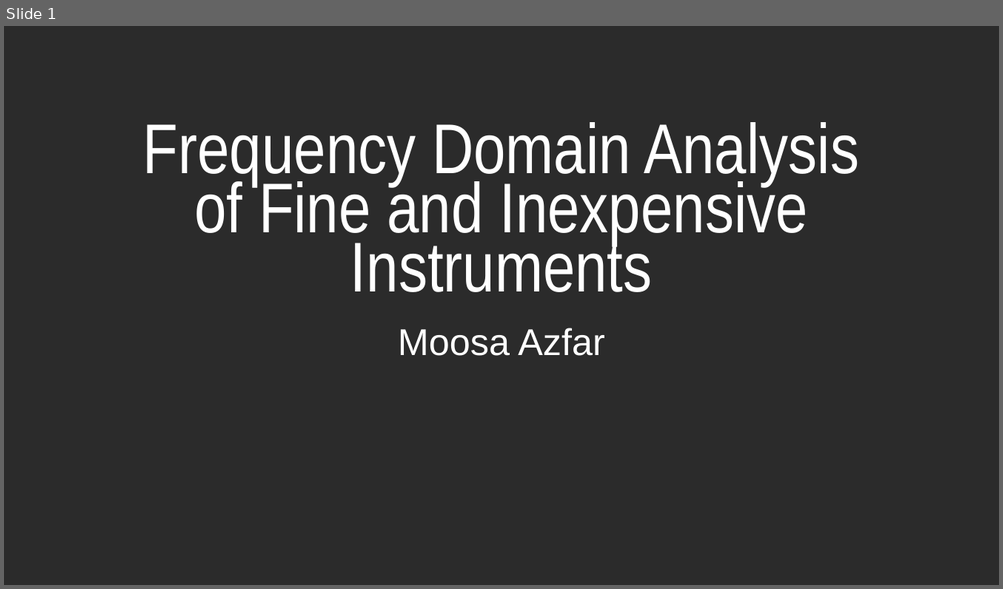
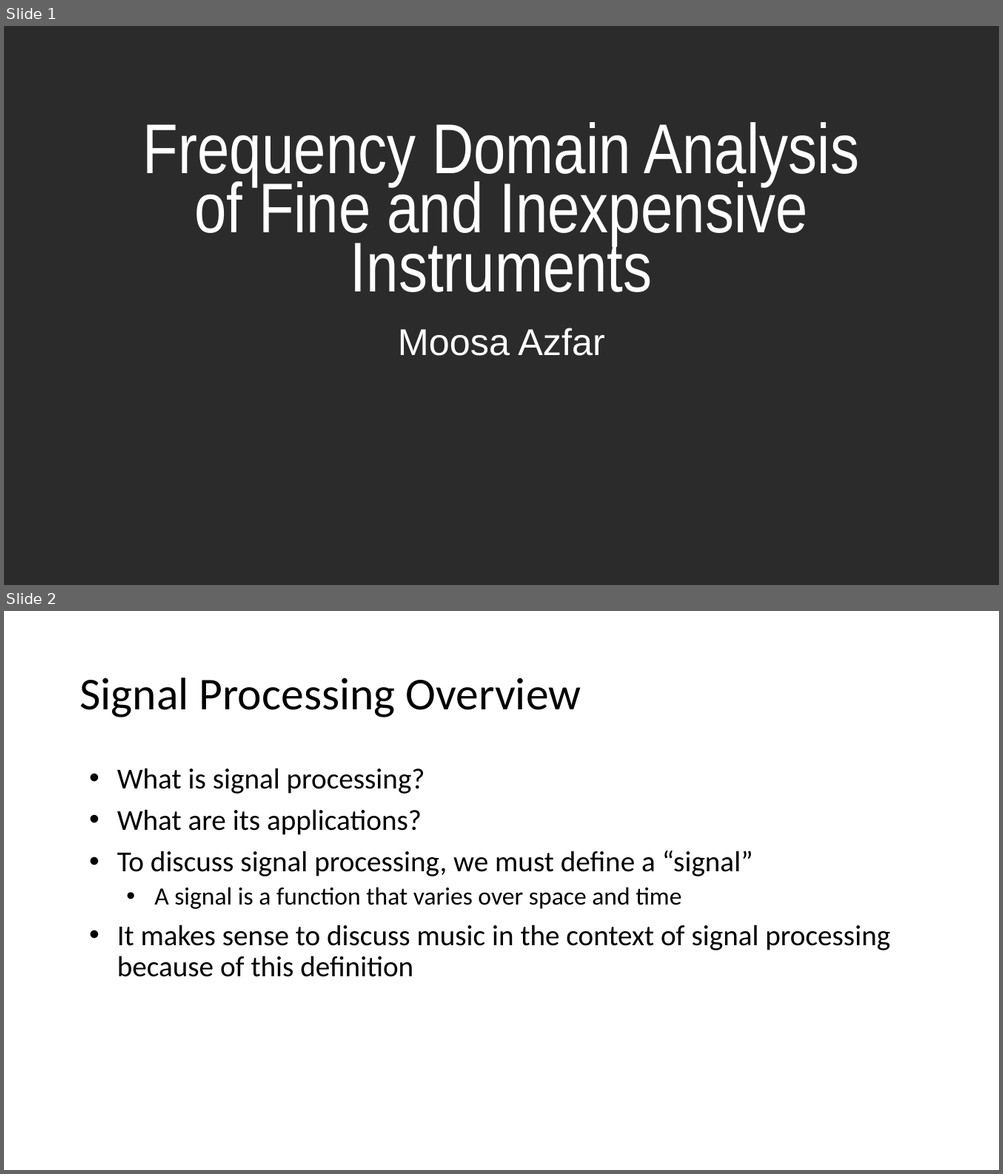
Before and after one commit to mxazfar/Music-Project, a slide deck: URC Presentation.pptx. Shown one above the other, each under a label of ours: slide 1 before the commit, slides 1 and 2 after it. The pictures are 1003x589 and 1003x1174 pixels, drawn with LibreOffice and Linux fonts; fonts in the diff are those of the drawing; background and template pictures are left out; a plain dark background stands for a picture behind light text. Boxes give left, top, right and bottom in pixels: in the first picture for what was removed or moved away, otherwise in the second. Text is boxed around its words. In the diff, an @@ line names an element or a change of style, - is before the commit and + after.

```diff
--- a/URC Presentation.pptx
+++ b/URC Presentation.pptx
@@ slide 2 added at bbox=[4, 611, 999, 1170], background #FFFFFF @@
@@ title added at bbox=[79, 678, 580, 718], 44 pt, text #000000 @@
+Signal Processing Overview
@@ text added at bbox=[117, 768, 890, 977], 28 pt, text #000000 @@
+• What is signal processing?
+• What are its applications?
+• To discuss signal processing, we must define a “signal”
+  • A signal is a function that varies over space and time
+• It makes sense to discuss music in the context of signal processing because of this definition
```
Also in this commit, not shown: 16 other slides added, 1 slide removed.
